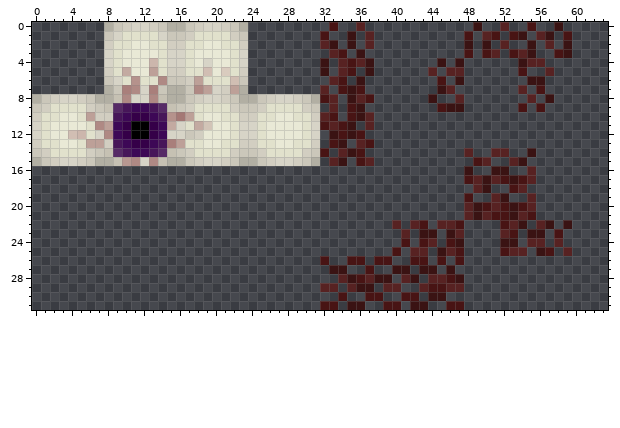
Two versions of one pixel-art sprite, src/main/resources/assets/monsterplus/textures/entities/demon_eye/demon_eye_purple.png. The first picture shows the starting point.
The file is 64x32 pixels. Colours within 5 levels of each other are drawn and written as one.
Now the later version:
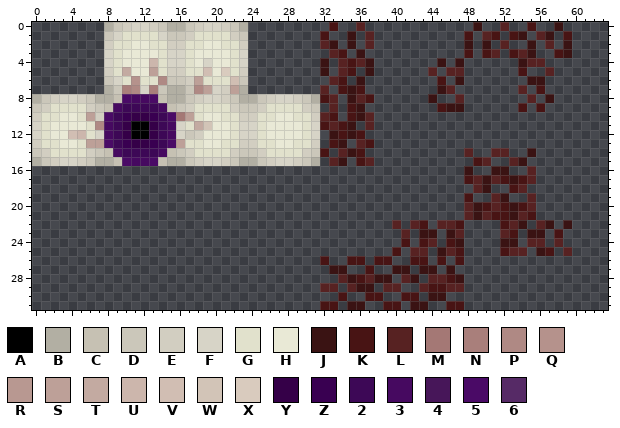
Palette (. is transparent): A #000000  B #b2afa3  C #c6c1b3  D #cbc7ba  E #d2cec1  F #d7d4c7  G #e1e1cc  H #e9e9d6  J #3a1313  K #481414  L #572222  M #a47875  N #a97f7b  P #af8984  Q #b5928c  R #b89891  S #bda098  T #c3aaa1  U #ccb6ac  V #d1beb3  W #d2c4b7  X #d9cbbe  Y #350048  Z #390051  2 #3d0856  3 #460960  4 #471659  5 #4a0a66  6 #562a66
Diff:
y 8: x 10..13 PFFP -> 5335
y 9: x 9..10 64 -> 32; x 13..14 46 -> 23
y 10: x 8..10 E42 -> 52Z; x 13..15 24Q -> Z25
y 11: x 8 S -> 3; x 15 T -> 3
y 12: x 8 P -> 3; x 15 F -> 3
y 13: x 8..10 E42 -> 52Z; x 13..15 24N -> Z25
y 14: x 9..10 64 -> 32; x 13..14 46 -> 23
y 15: x 10..13 RPFP -> 5335
